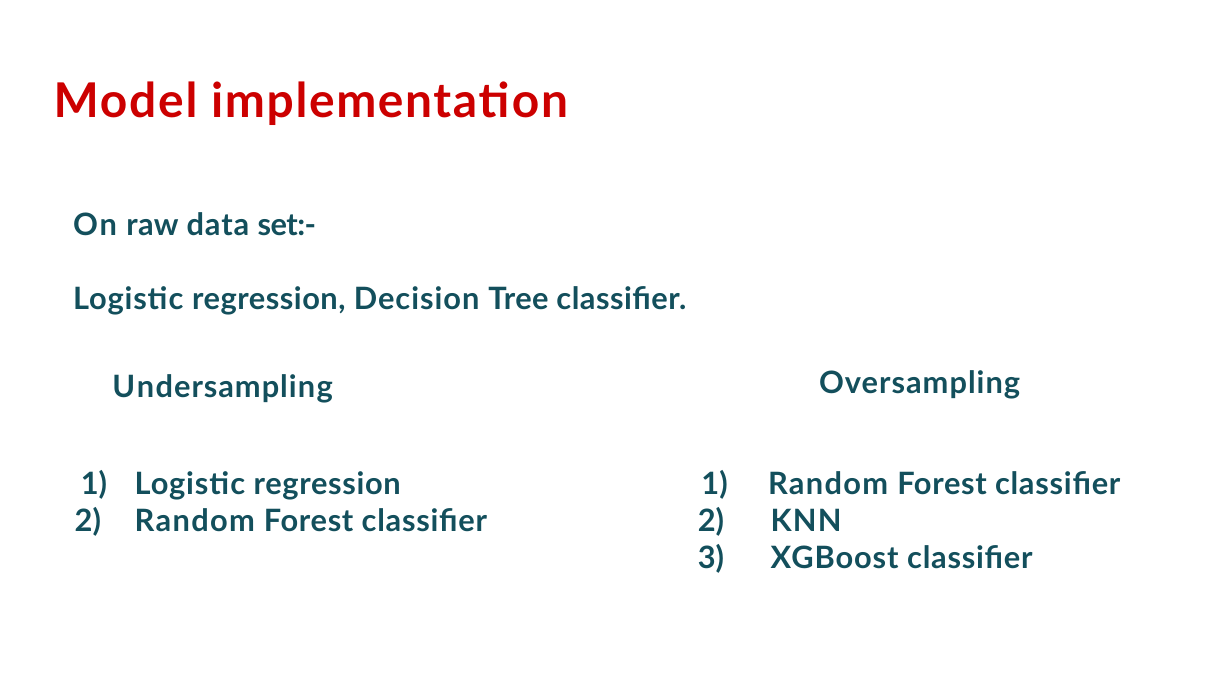
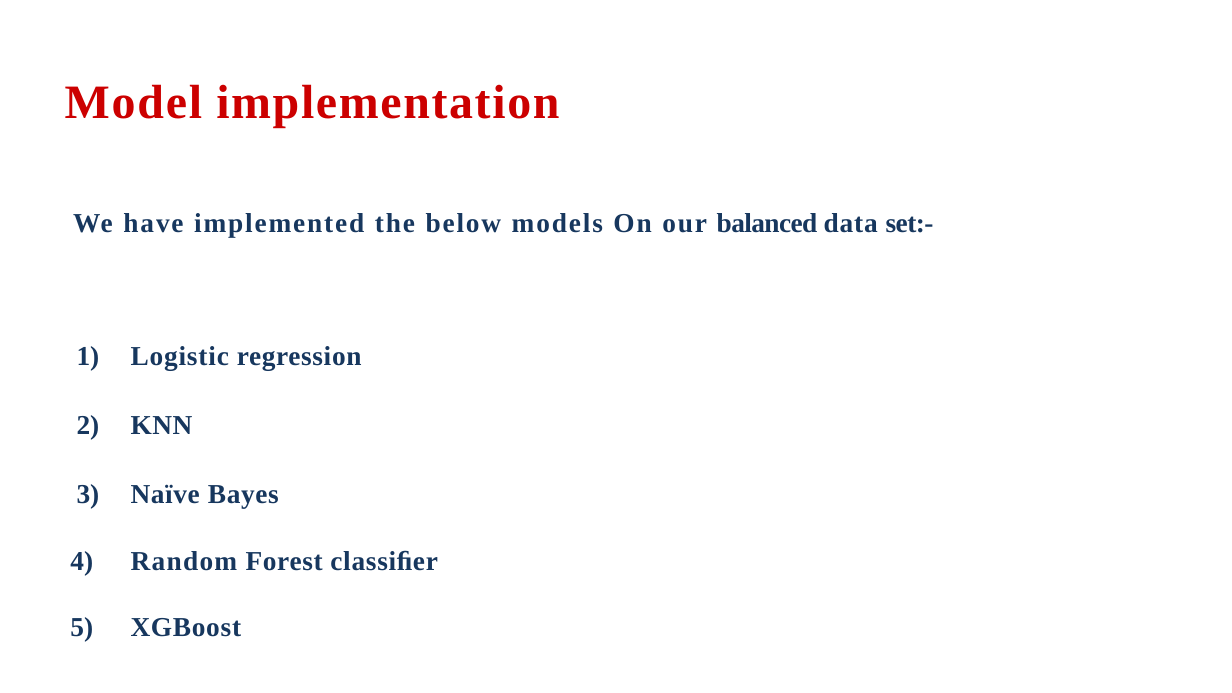
Before and after one commit to AnnayanB/SupervisedML_BankMarketingCampaigns, a slide deck: slide 23 of Presentation-Bank Marketing Effectiveness Prediction.pptx.pptx (slide 18 before the commit). Drawn at 1232x693 pixels with LibreOffice and Linux fonts; fonts in the diff are those of the drawing; background and template pictures are left out. Boxes give left, top, right and bottom in pixels: in the first picture for what was removed or moved away, otherwise in the second. Text is boxed around its words. In the diff, an @@ line names an element or a change of style, - is before the commit and + after.

```diff
--- a/Presentation-Bank Marketing Effectiveness Prediction.pptx.pptx
+++ b/Presentation-Bank Marketing Effectiveness Prediction.pptx.pptx
@@ title "Model implementation": place and size @@
-title "Model implementation" at box(54, 81, 568, 125)
+title "Model implementation" at box(65, 84, 559, 128)
@@ title "Model implementation" at box(65, 84, 559, 128): font Lato to Times New Roman @@
@@ text at box(73, 213, 934, 237): text changed; size 18 to 16 pt; font Lato to Times New Roman; text colour #134F5C to #17375E @@
-On raw data set:-
-Logistic regression, Decision Tree classiﬁer.
+We have implemented the below models On our balanced data set:-
@@ text "Logistic regression": place and size @@
-text "Logistic regression" at box(135, 471, 487, 532)
+text "Logistic regression" at box(131, 346, 437, 637)
@@ text at box(131, 346, 437, 571): size 18 to 16 pt, font Lato to Times New Roman, text colour #134F5C to #17375E in "Logistic regression", "Random Forest classiﬁer" @@
@@ text removed at box(112, 374, 332, 403) @@
-Undersampling
@@ text removed at box(819, 370, 1020, 399) @@
-Oversampling
@@ text at box(131, 416, 279, 508): paragraphs added @@
+2) KNN
+3) Naïve Bayes
@@ text removed at box(768, 471, 1120, 569) @@
-1) Random Forest classiﬁer
-2) KNN
-3) XGBoost classiﬁer
@@ text at box(131, 618, 242, 637): paragraph added @@
+5) XGBoost
```
Also in this commit, not shown: 17 other slides changed, 9 slides added, 4 slides removed.
